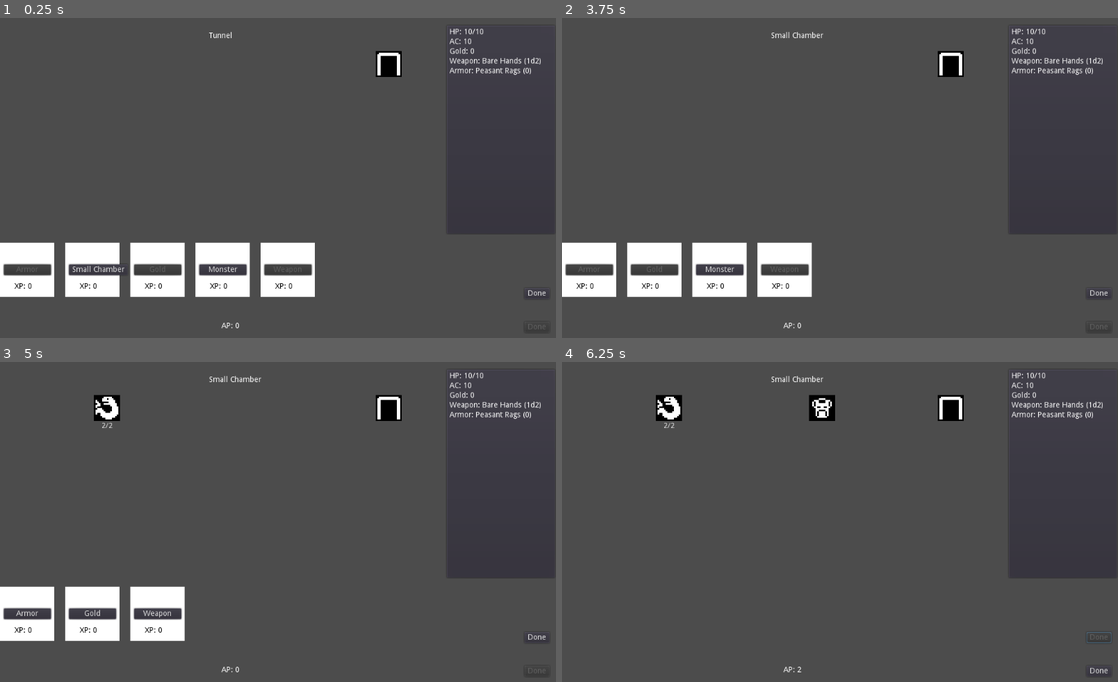
Above: before the commit, frames 1-4 (two rows, left to right).
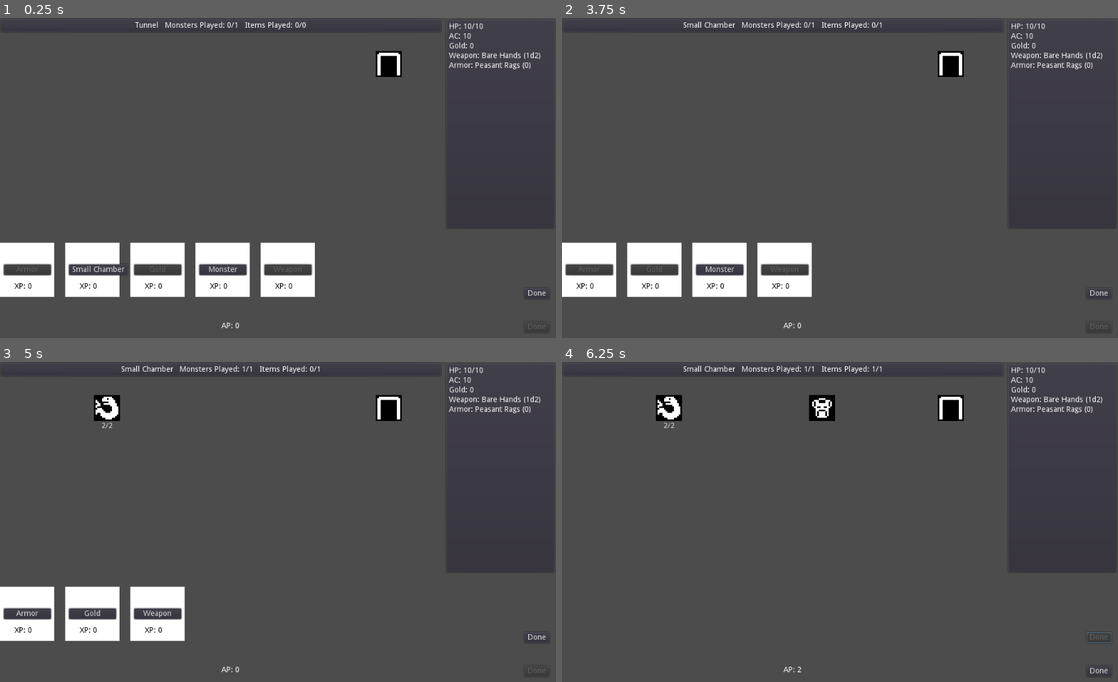
Above: after the commit, the same moments.

Repository: doctor-g/7DRL-2021
Game: Godot game, scene res://src/Game.tscn
Two runs of this game, one before a commit and one after it. Both use one fixed random seed, a clock stepped at 60 frames per second and the inputs below.
Inputs:
- Up to frame 1 (0.25 s): no input
- Up to frame 2 (3.75 s): click "Done" at 0.5 s; click "Done" at 1.25 s; click "Done" at 2 s; click "Done" at 2.75 s; click "Small Chamber" at 3.5 s
- Up to frame 3 (5 s): click "Monster" at 4.25 s
- Up to frame 4 (6.25 s): click "Armor" at 5 s; click "Done" at 5.75 s

The runs differ from the first frame. In frame 1, 1.1% of the frame differs, in the area x 24-98%, y 1-42%; in frame 2, 1.2%, in the area x 21-98%, y 1-42%; in frame 3, 1.2%; in frame 4, 1.2%.

Commit message:
Set max monsters and items per room

Diff:
--- a/project/src/Cards/MonsterCard.gd
+++ b/project/src/Cards/MonsterCard.gd
@@ -15,7 +15,7 @@
 
 
 func can_play(game:Game) -> bool:
-	return game.count_monsters() < game.room.max_monsters
+	return game.count_monsters() < game.room.max_monsters and game.room.monsters_played < game.room.max_monsters
 
 
 func execute(game:Game) -> void:
--- a/project/src/Cards/RoomCard.gd
+++ b/project/src/Cards/RoomCard.gd
@@ -5,7 +5,9 @@
 
 
 func can_play(game:Game) -> bool:
-	return game.room.name == "Tunnel"
+	return game.room.name == "Tunnel" \
+		and game.room.monsters_played == 0 \
+		and game.room.items_played == 0
 
 
 func execute(game:Game) -> void:
--- a/project/src/Game.gd
+++ b/project/src/Game.gd
@@ -5,7 +5,7 @@
 
 var ap := 0
 var player := preload("res://src/Player.gd").new()
-var room = _Tunnel.new() setget _set_room
+var room setget _set_room
 
 var _deck = []
 var _discard = []
@@ -15,8 +15,8 @@
 func _ready():
 	# Initialize UI
 	_update_ap_label()
-	_update_room_label()
 	$PlayerInfoPanel.init(player)
+	_set_room(_Tunnel.new())
 
 	# Load the cards
 	var test = ["Armor", "Room", "Gold", "Monster", "Weapon", "Weapon", "Monster", "Weapon",
@@ -36,14 +36,14 @@
 	return $ItemSlot.get_child_count()
 
 
-func _set_room(value)->void:
-	room = value
-	_update_room_label()
+func _set_room(new_room)->void:
+	if room!=null:
+		$RoomInfoPanel.unbind_from(room)
+		new_room.monsters_played = room.monsters_played
+		new_room.items_played = room.items_played
+	room = new_room
+	$RoomInfoPanel.bind_to(room)
 	_update_cards()
-
-
-func _update_room_label():
-	$RoomNameLabel.text = room.name
 
 
 func _draw_hand():
@@ -68,9 +68,10 @@
 
 
 func add_monster(monster)->void:
-	assert($MonsterSlot.get_child_count()==0, "Can only have one monster")
+	assert(room.monsters_played < room.max_monsters)
 	$MonsterSlot.add_child(monster)
 	monster.connect("defeated", self, "_on_Monster_defeated", [monster], CONNECT_ONESHOT)
+	room.monsters_played += 1
 	_update_cards()
 
 
@@ -85,8 +86,9 @@
 
 
 func add_item(item)->void:
-	assert($ItemSlot.get_child_count()==0, "Can only have one item")
+	assert(room.items_played < room.max_items)
 	$ItemSlot.add_child(item)
+	room.items_played += 1
 	_update_cards()
 
 
--- a/project/src/Game.tscn
+++ b/project/src/Game.tscn
@@ -1,8 +1,9 @@
-[gd_scene load_steps=4 format=2]
+[gd_scene load_steps=5 format=2]
 
 [ext_resource path="res://src/Game.gd" type="Script" id=1]
 [ext_resource path="res://src/Door.tscn" type="PackedScene" id=2]
 [ext_resource path="res://src/UI/PlayerInfoPanel.tscn" type="PackedScene" id=3]
+[ext_resource path="res://src/UI/RoomInfoPanel.tscn" type="PackedScene" id=4]
 
 [node name="Game" type="Node2D"]
 script = ExtResource( 1 )
@@ -70,20 +71,14 @@
 "_edit_use_anchors_": false
 }
 
-[node name="RoomNameLabel" type="Label" parent="."]
-margin_left = 384.585
-margin_top = 26.4866
-margin_right = 424.585
-margin_bottom = 40.4866
-text = "RoomName"
-__meta__ = {
-"_edit_use_anchors_": false
-}
+[node name="PlayerInfoPanel" parent="." instance=ExtResource( 3 )]
+margin_left = 819.67
+margin_top = 1.75459
+margin_right = 1022.59
+margin_bottom = 390.1
 
-[node name="PlayerInfoPanel" parent="." instance=ExtResource( 3 )]
-margin_left = 821.084
-margin_top = 11.6541
-margin_right = 1024.0
-margin_bottom = 400.0
+[node name="RoomInfoPanel" parent="." instance=ExtResource( 4 )]
+margin_right = 814.0
+margin_bottom = 28.0
 [connection signal="pressed" from="CardsDoneButton" to="." method="_on_CardsDoneButton_pressed"]
 [connection signal="pressed" from="ActionsDoneButton" to="." method="_on_ActionsDoneButton_pressed"]
--- /dev/null
+++ b/project/src/Rooms/Room.gd
@@ -0,0 +1,25 @@
+extends Node
+
+signal monsters_played_changed
+signal items_played_changed
+
+var max_monsters : int
+var max_items : int
+
+var monsters_played := 0 setget _set_monsters_played
+var items_played := 0 setget _set_items_played
+
+
+func _init(_max_monsters:int, _max_items:int).():
+	max_monsters = _max_monsters
+	max_items = _max_items
+
+
+func _set_monsters_played(value):
+	monsters_played = value
+	emit_signal("monsters_played_changed")
+
+
+func _set_items_played(value):
+	items_played = value
+	emit_signal("items_played_changed")
--- a/project/src/Rooms/SmallChamber.gd
+++ b/project/src/Rooms/SmallChamber.gd
@@ -1,8 +1,5 @@
-extends Node
-
-var max_monsters := 1
-var max_items := 1
+extends "res://src/Rooms/Room.gd"
 
 
-func _init():
+func _init().(1,1):
 	name = "Small Chamber"
--- a/project/src/Rooms/Tunnel.gd
+++ b/project/src/Rooms/Tunnel.gd
@@ -1,7 +1,5 @@
-extends Node
+extends "res://src/Rooms/Room.gd"
 
-var max_monsters := 1
-var max_items := 0
 
-func _init():
+func _init().(1,0):
 	name = "Tunnel"
--- /dev/null
+++ b/project/src/UI/RoomInfoPanel.gd
@@ -0,0 +1,30 @@
+extends PanelContainer
+
+const _SIGNALS = ["monsters_played_changed", "items_played_changed"]
+
+onready var _monsters_label := $HBoxContainer/MonstersLabel
+onready var _items_label := $HBoxContainer/ItemsLabel
+
+func bind_to(room):
+	$HBoxContainer/NameLabel.text = room.name
+	for signal_name in _SIGNALS:
+		var method = _construct_method_name(signal_name)
+		room.connect(signal_name, self, method, [room])
+		call(method, room)
+
+
+func unbind_from(room):
+	for signal_name in _SIGNALS:
+		room.disconnect(signal_name, self, _construct_method_name(signal_name))
+
+
+func _construct_method_name(signal_name:String)->String:
+	return "_on_" + signal_name
+
+
+func _on_monsters_played_changed(room):
+	_monsters_label.text = "Monsters Played: %d/%d" % [room.monsters_played, room.max_monsters]
+
+
+func _on_items_played_changed(room):
+	_items_label.text = "Items Played: %d/%d" % [room.items_played,room.max_items]
--- /dev/null
+++ b/project/src/UI/RoomInfoPanel.tscn
@@ -0,0 +1,43 @@
+[gd_scene load_steps=2 format=2]
+
+[ext_resource path="res://src/UI/RoomInfoPanel.gd" type="Script" id=1]
+
+[node name="RoomInfoPanel" type="PanelContainer"]
+anchor_right = 1.0
+anchor_bottom = 1.0
+script = ExtResource( 1 )
+__meta__ = {
+"_edit_use_anchors_": false
+}
+
+[node name="HBoxContainer" type="HBoxContainer" parent="."]
+margin_left = 7.0
+margin_top = 7.0
+margin_right = 1017.0
+margin_bottom = 593.0
+custom_constants/separation = 12
+alignment = 1
+__meta__ = {
+"_edit_use_anchors_": false
+}
+
+[node name="NameLabel" type="Label" parent="HBoxContainer"]
+margin_left = 330.0
+margin_top = 286.0
+margin_right = 409.0
+margin_bottom = 300.0
+text = "Room Name"
+
+[node name="MonstersLabel" type="Label" parent="HBoxContainer"]
+margin_left = 421.0
+margin_top = 286.0
+margin_right = 555.0
+margin_bottom = 300.0
+text = "Monsters Played: X/Y"
+
+[node name="ItemsLabel" type="Label" parent="HBoxContainer"]
+margin_left = 567.0
+margin_top = 286.0
+margin_right = 679.0
+margin_bottom = 300.0
+text = "Items Played: X/Y"
